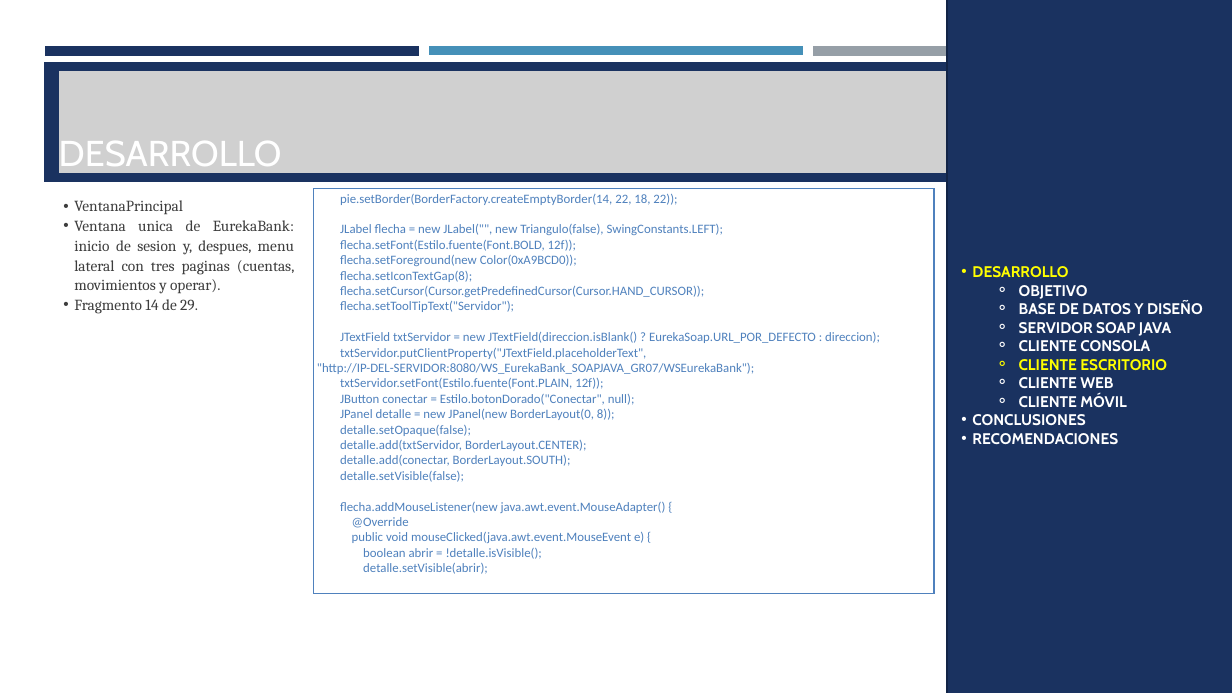
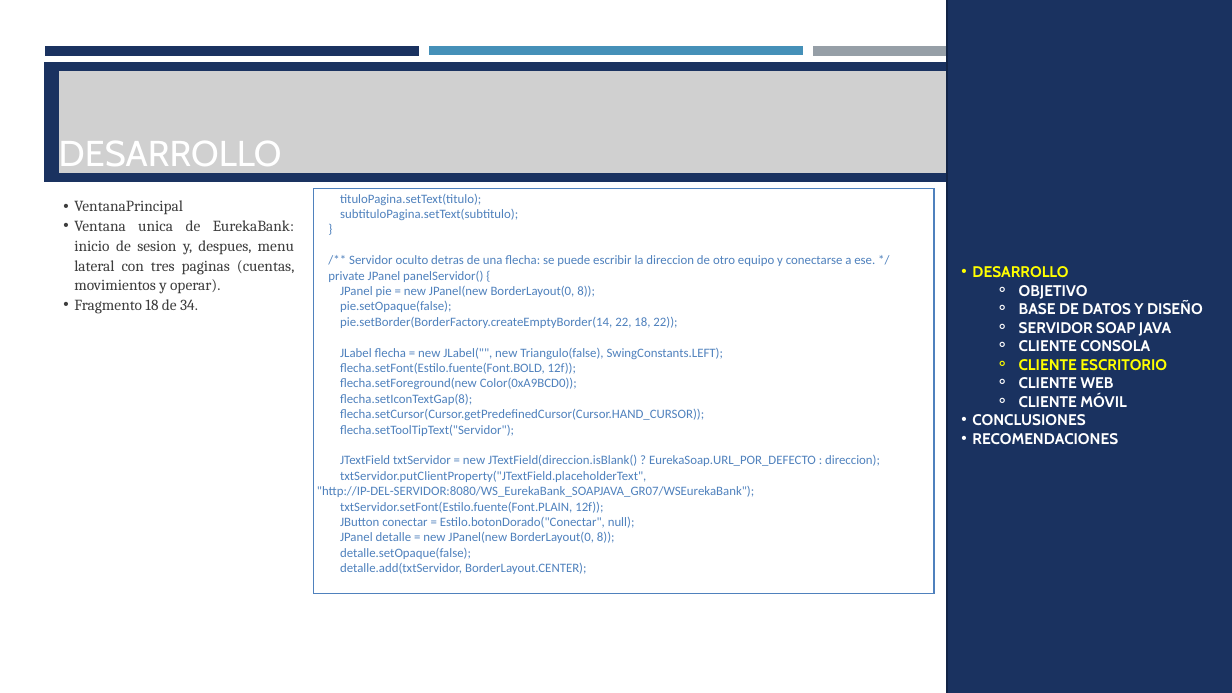
Before and after one commit to ldmoran/PAO202651_ARQSOFT_NRC36883, a slide deck: slide 90 of P1/TG1.1. PAO202651_SOAP_JAVA_EUREKABANK_NRC_36883_GR07/04. DOCUMENTACION/PRESENTACION TG1.1 EurekaBank SOAP Java con BDD LOCAL GR07.pptx (slide 86 before the commit). Drawn at 1232x693 pixels with LibreOffice and Linux fonts; fonts in the diff are those of the drawing; grey boxes stand for pictures. Boxes give left, top, right and bottom in pixels: in the first picture for what was removed or moved away, otherwise in the second. Text is boxed around its words. In the diff, an @@ line names an element or a change of style, - is before the commit and + after.

```diff
--- a/P1/TG1.1. PAO202651_SOAP_JAVA_EUREKABANK_NRC_36883_GR07/04. DOCUMENTACION/PRESENTACION TG1.1 EurekaBank SOAP Java con BDD LOCAL GR07.pptx
+++ b/P1/TG1.1. PAO202651_SOAP_JAVA_EUREKABANK_NRC_36883_GR07/04. DOCUMENTACION/PRESENTACION TG1.1 EurekaBank SOAP Java con BDD LOCAL GR07.pptx
@@ text at (328,194,875,312): paragraphs added @@
+tituloPagina.setText(titulo);
+subtituloPagina.setText(subtitulo);
+}
+/** Servidor oculto detras de una flecha: se puede escribir la direccion de otro equipo y conectarse a ese. */
+private JPanel panelServidor() {
+JPanel pie = new JPanel(new BorderLayout(0, 8));
+pie.setOpaque(false);
@@ text at (74,299,198,314): text changed @@
-  • Fragmento 14 de 29.
+  • Fragmento 18 de 34.
@@ text at (340,455,666,574): paragraphs removed @@
-detalle.add(conectar, BorderLayout.SOUTH);
-detalle.setVisible(false);
-flecha.addMouseListener(new java.awt.event.MouseAdapter() {
-@Override
-public void mouseClicked(java.awt.event.MouseEvent e) {
-boolean abrir = !detalle.isVisible();
-detalle.setVisible(abrir);
```
Also in this commit, not shown: 28 other slides changed, 5 slides added, 33 other files.
